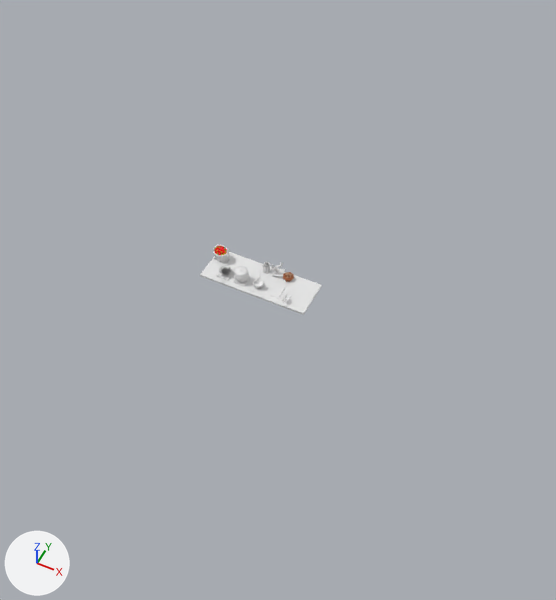
Two versions of the Blender file Models/Table.blend, one commit apart.
Both versions are drawn from a 50 mm lens placed at (6.81, -12.92, 15.19), pointed at (0.62, -0.54, -0.28). Every picture has the same lights, and +X, +Y and +Z are marked at lower left.

Names of what the first picture shows: 'Bowl', 'Cube', 'Pot lid'.
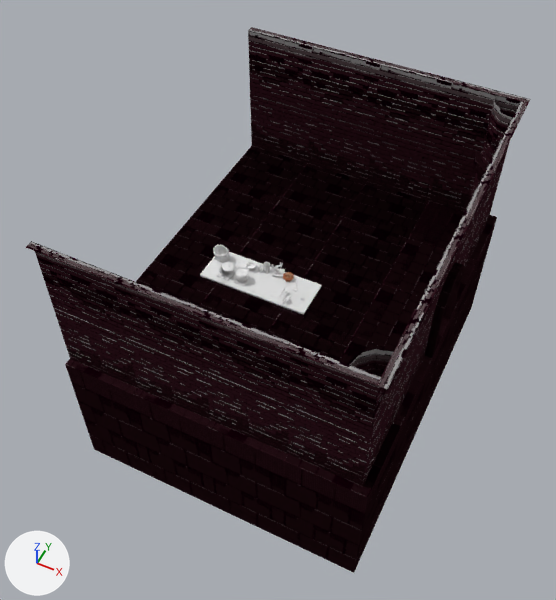
Where the change shows, as pixel boxes (x1, y1, x2, y2) in the pictures (556 x 600 px):
'Corner-col.002', added: after (283, 309, 425, 573)
'Wall-col.002', added: after (192, 306, 290, 539)
'Wall-col.004', added: after (106, 272, 216, 507)
'Wall-col.006', added: after (26, 241, 154, 478)
'Wall-col.003', added: after (344, 61, 455, 238)
'Corner-col.001', added: after (409, 80, 530, 348)
'Wall-col.005', added: after (283, 44, 383, 217)
'Wall-col.007', added: after (225, 27, 315, 197)
'WallDoor-col.001', added: after (354, 189, 485, 448)
'Wall-col', added: after (383, 140, 509, 396)
'Wall-col.001', added: after (340, 244, 457, 506)
'Floor-col.002', added: after (315, 217, 409, 284)
'Floor-col.001', added: after (284, 261, 383, 336)
'Floor-col.005', added: after (252, 197, 344, 260)
'Floor-col.008', added: after (191, 178, 282, 238)
'Floor-col.007', added: after (154, 217, 251, 284)
'Floor-col', added: after (268, 309, 354, 361)
'Floor-col.003', added: after (200, 284, 283, 333)
'Floor-col.006', added: after (136, 261, 216, 307)
'Floor-col.004', added: after (217, 238, 315, 309)
'Pot lid', moved: before (234, 266, 248, 276); after (222, 262, 236, 272)
'Bowl', moved: before (253, 279, 263, 288); after (246, 261, 256, 270)

The change, as a list of edits to the scene's bpy script:
```text
Add mat_wall_1:
    mat_wall_1 = bpy.data.materials.new('Wall_1')
    # uses the picture img_walls1_normal_png
    # uses the picture img_walls1_png
Add mat_wall_1_001:
    mat_wall_1_001 = bpy.data.materials.new('Wall_1.001')
    # uses the picture img_walls1_normal_png_001
    # uses the picture img_walls1_png_001
Change ob_bowl:
    ob_bowl.location: (0.06, -0.61, 0.07) -> (-0.41, -0.11, 0.07)
Change ob_pot_lid:
    ob_pot_lid.location: (-0.45, -0.6, 0.39) -> (-0.83, -0.6, 0.39)
Add ob_walldoor_col_001:
    ob_walldoor_col_001 = bpy.data.objects.new('WallDoor-col.001', me_plane_004)  # 98 vertices, 58 faces, 1 loose edge; spans x -1.0..1.0, y -1.0..1.0, z -4.0..4.0
    ob_walldoor_col_001.location = (4.0, 0.0, 0.0)
    ob_walldoor_col_001.rotation_euler = (0.0, 0.0, -1.571)  # degrees (0, 0, -90)
Add ob_wall_col_007:
    ob_wall_col_007 = bpy.data.objects.new('Wall-col.007', me_plane_019)  # 16 vertices, 9 faces; spans x -1.0..1.0, y -1.0..1.0, z -4.0..4.0
    ob_wall_col_007.location = (-2.0, 4.0, 0.0)
    ob_wall_col_007.rotation_euler = (0.0, 0.0, -6.283)  # degrees (0, 0, -360)
Add ob_wall_col_006:
    ob_wall_col_006 = bpy.data.objects.new('Wall-col.006', me_plane_019.copy())
    ob_wall_col_006.location = (-2.0, -4.0, 0.0)
    ob_wall_col_006.rotation_euler = (0.0, 0.0, -3.142)  # degrees (0, 0, -180)
Add ob_wall_col_005:
    ob_wall_col_005 = bpy.data.objects.new('Wall-col.005', me_plane_019.copy())
    ob_wall_col_005.location = (0.0, 4.0, 0.0)
    ob_wall_col_005.rotation_euler = (0.0, 0.0, -6.283)  # degrees (0, 0, -360)
Add ob_wall_col_004:
    ob_wall_col_004 = bpy.data.objects.new('Wall-col.004', me_plane_019.copy())
    ob_wall_col_004.location = (0.0, -4.0, 0.0)
    ob_wall_col_004.rotation_euler = (0.0, 0.0, -3.142)  # degrees (0, 0, -180)
Add ob_wall_col_003:
    ob_wall_col_003 = bpy.data.objects.new('Wall-col.003', me_plane_019.copy())
    ob_wall_col_003.location = (2.0, 4.0, 0.0)
    ob_wall_col_003.rotation_euler = (0.0, 0.0, -6.283)  # degrees (0, 0, -360)
Add ob_wall_col_002:
    ob_wall_col_002 = bpy.data.objects.new('Wall-col.002', me_plane_019.copy())
    ob_wall_col_002.location = (2.0, -4.0, 0.0)
    ob_wall_col_002.rotation_euler = (0.0, 0.0, -3.142)  # degrees (0, 0, -180)
Add ob_wall_col_001:
    ob_wall_col_001 = bpy.data.objects.new('Wall-col.001', me_plane_019.copy())
    ob_wall_col_001.location = (4.0, -2.0, 0.0)
    ob_wall_col_001.rotation_euler = (0.0, 0.0, -1.571)  # degrees (0, 0, -90)
Add ob_wall_col:
    ob_wall_col = bpy.data.objects.new('Wall-col', me_plane_019.copy())
    ob_wall_col.location = (4.0, 2.0, 0.0)
    ob_wall_col.rotation_euler = (0.0, 0.0, -1.571)  # degrees (0, 0, -90)
Add ob_floor_col_008:
    ob_floor_col_008 = bpy.data.objects.new('Floor-col.008', me_plane_015)  # a box spanning x -1.0..1.0, y -1.0..1.0, z -4.0..0.0
    ob_floor_col_008.location = (-2.0, 2.0, 0.0)
Add ob_floor_col_007:
    ob_floor_col_007 = bpy.data.objects.new('Floor-col.007', me_plane_015.copy())
    ob_floor_col_007.location = (-2.0, 0.0, 0.0)
Add ob_floor_col_006:
    ob_floor_col_006 = bpy.data.objects.new('Floor-col.006', me_plane_015.copy())
    ob_floor_col_006.location = (-2.0, -2.0, 0.0)
Add ob_floor_col_005:
    ob_floor_col_005 = bpy.data.objects.new('Floor-col.005', me_plane_015.copy())
    ob_floor_col_005.location = (0.0, 2.0, 0.0)
Add ob_floor_col_004:
    ob_floor_col_004 = bpy.data.objects.new('Floor-col.004', me_plane_015.copy())
    ob_floor_col_004.location = (0.0, 0.0, 0.0)
Add ob_floor_col_003:
    ob_floor_col_003 = bpy.data.objects.new('Floor-col.003', me_plane_015.copy())
    ob_floor_col_003.location = (0.0, -2.0, 0.0)
Add ob_floor_col_002:
    ob_floor_col_002 = bpy.data.objects.new('Floor-col.002', me_plane_015.copy())
    ob_floor_col_002.location = (2.0, 2.0, 0.0)
Add ob_floor_col_001:
    ob_floor_col_001 = bpy.data.objects.new('Floor-col.001', me_plane_015.copy())
    ob_floor_col_001.location = (2.0, 0.0, 0.0)
Add ob_floor_col:
    ob_floor_col = bpy.data.objects.new('Floor-col', me_plane_015.copy())
    ob_floor_col.location = (2.0, -2.0, 0.0)
Add ob_corner_col_002:
    ob_corner_col_002 = bpy.data.objects.new('Corner-col.002', me_plane_002)  # 48 vertices, 22 faces, 2 loose edges; spans x -1.0..1.0, y -1.0..1.0, z -4.0..4.0
    ob_corner_col_002.location = (4.0, -4.0, 0.0)
    ob_corner_col_002.rotation_euler = (0.0, 0.0, -3.142)  # degrees (0, 0, -180)
Add ob_corner_col_001:
    ob_corner_col_001 = bpy.data.objects.new('Corner-col.001', me_plane_002.copy())
    ob_corner_col_001.location = (4.0, 4.0, 0.0)
    ob_corner_col_001.rotation_euler = (0.0, 0.0, -1.571)  # degrees (0, 0, -90)
```
